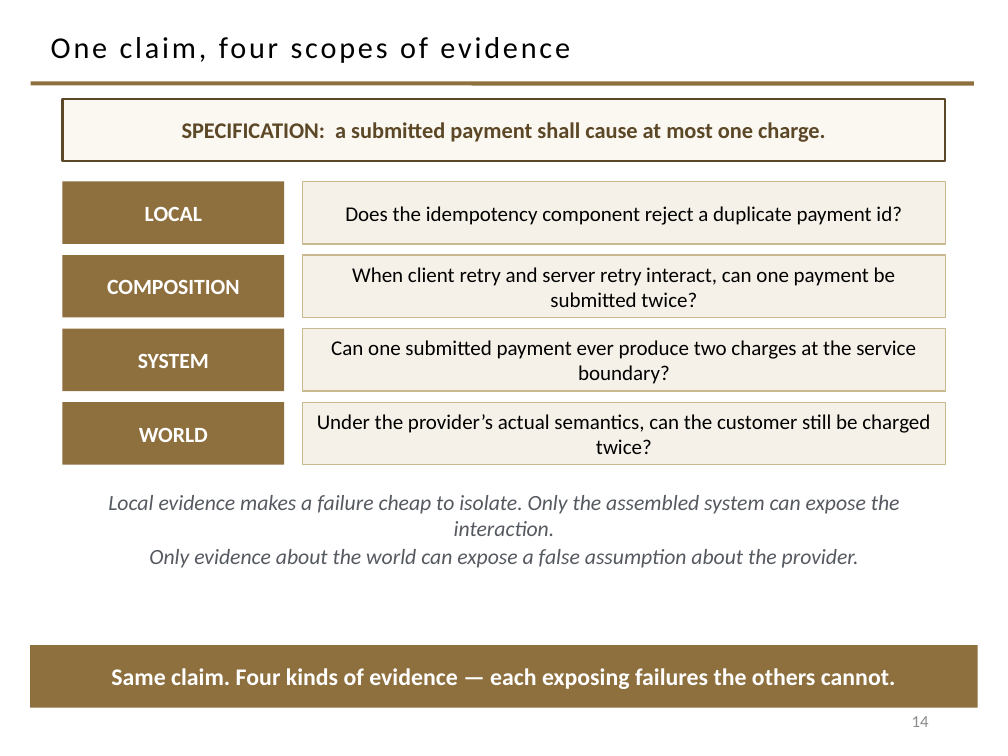
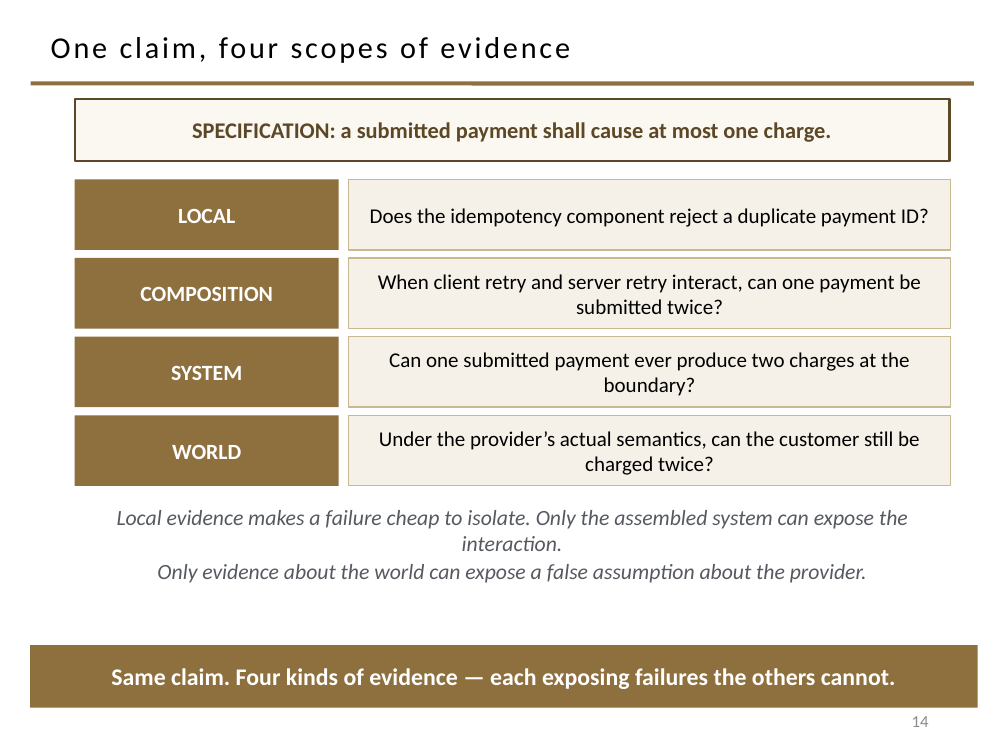
Before and after one commit to davisjam/model-based-agentic-software-engineering, a slide deck: slide 14 of course/lectures/act-1-foundations/08-validation/1-8-Validation.pptx. Drawn at 1008x756 pixels with LibreOffice and Linux fonts; fonts in the diff are those of the drawing; background and template pictures are left out. Boxes give left, top, right and bottom in pixels: in the first picture for what was removed or moved away, otherwise in the second. Text is boxed around its words. In the diff, an @@ line names an element or a change of style, - is before the commit and + after.

Commit message:
course(validation deck): §1-3 QA pass — fix at-most-one/exactly-one contradiction, quote the spec verbatim, unify the scope-row grids

```diff
--- a/course/lectures/act-1-foundations/08-validation/1-8-Validation.pptx
+++ b/course/lectures/act-1-foundations/08-validation/1-8-Validation.pptx
@@ rectangle "SPECIFICATION: a submitted payment shall ...": place and size @@
-rectangle "SPECIFICATION: a submitted payment shall ..." at box(62, 99, 946, 161)
+rectangle "SPECIFICATION: a submitted payment shall ..." at box(75, 99, 950, 161)
@@ rectangle "LOCAL": place and size @@
-rectangle "LOCAL" at box(62, 181, 284, 244)
+rectangle "LOCAL" at box(75, 179, 339, 250)
@@ rectangle "Does the idempotency component reject ...": place and size @@
-rectangle "Does the idempotency component reject ..." at box(302, 181, 946, 244)
+rectangle "Does the idempotency component reject ..." at box(349, 179, 951, 250)
@@ text in rectangle at box(370, 208, 929, 227): text changed @@
-Does the idempotency component reject a duplicate payment id?
+Does the idempotency component reject a duplicate payment ID?
@@ rectangle "COMPOSITION": place and size @@
-rectangle "COMPOSITION" at box(62, 255, 284, 318)
+rectangle "COMPOSITION" at box(75, 258, 339, 329)
@@ rectangle "When client retry and server ...": place and size @@
-rectangle "When client retry and server ..." at box(302, 255, 946, 318)
+rectangle "When client retry and server ..." at box(349, 258, 951, 329)
@@ rectangle "SYSTEM": place and size @@
-rectangle "SYSTEM" at box(62, 329, 284, 391)
+rectangle "SYSTEM" at box(75, 337, 339, 407)
@@ rectangle "Can one submitted payment ever ...": place and size @@
-rectangle "Can one submitted payment ever ..." at box(302, 329, 946, 391)
+rectangle "Can one submitted payment ever ..." at box(349, 337, 951, 407)
@@ text in rectangle at box(389, 352, 909, 396): text changed @@
-Can one submitted payment ever produce two charges at the service boundary?
+Can one submitted payment ever produce two charges at the boundary?
@@ rectangle "WORLD": place and size @@
-rectangle "WORLD" at box(62, 402, 284, 465)
+rectangle "WORLD" at box(75, 415, 339, 486)
@@ rectangle "Under the provider’s actual semantics, ...": place and size @@
-rectangle "Under the provider’s actual semantics, ..." at box(302, 402, 946, 465)
+rectangle "Under the provider’s actual semantics, ..." at box(349, 415, 951, 486)
@@ text "Local evidence makes a failure ...": place and size @@
-text "Local evidence makes a failure ..." at box(108, 495, 900, 568)
+text "Local evidence makes a failure ..." at box(117, 510, 908, 583)
```
Also in this commit, not shown: 10 other slides changed.
